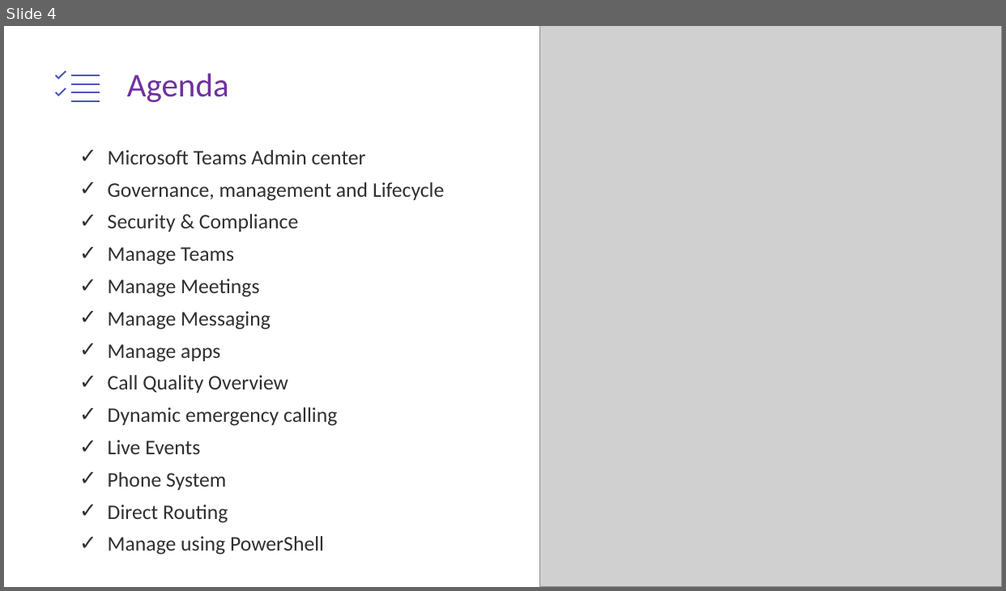
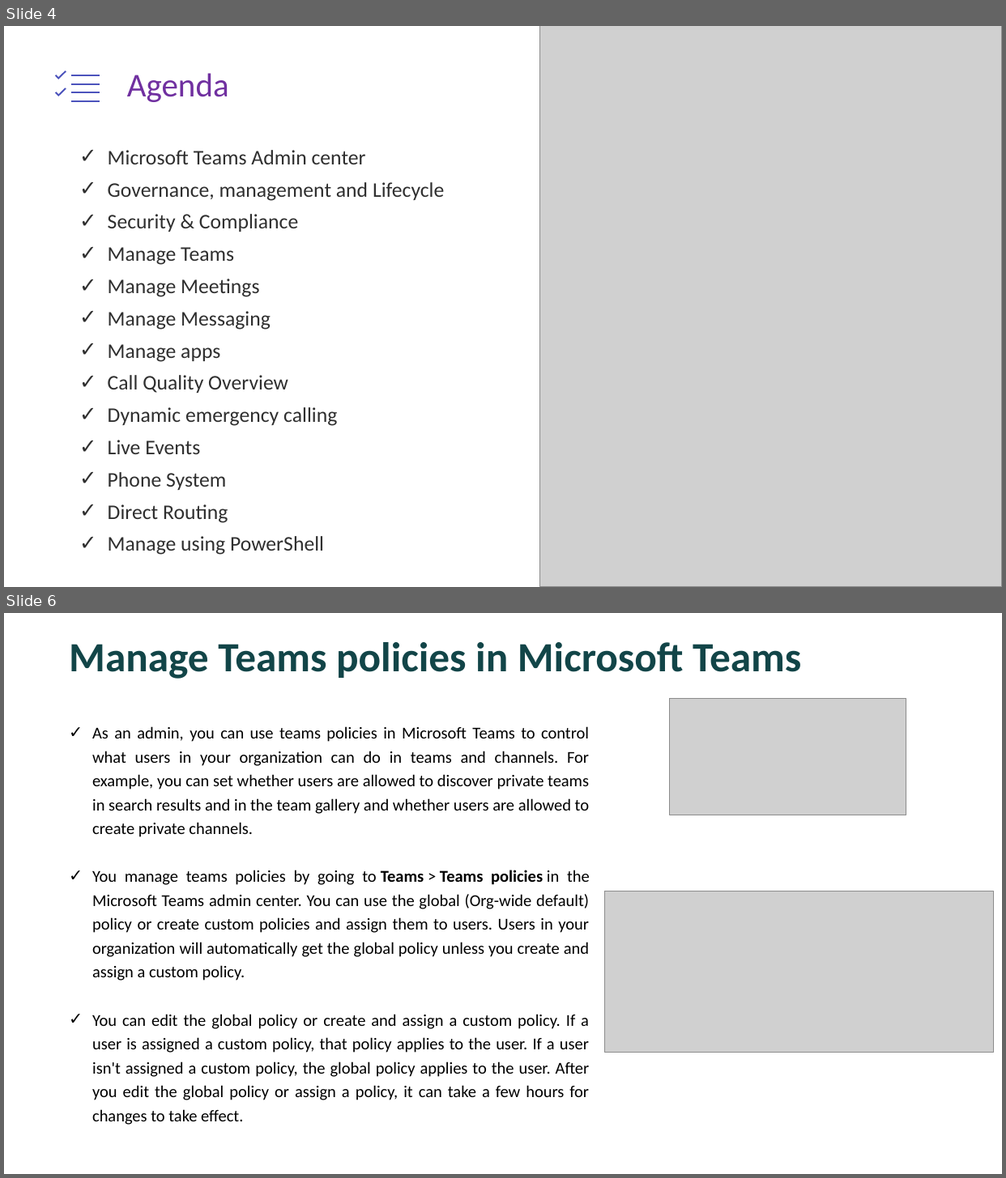
Before and after one commit to JPOWER4/MicrosoftTeams, a slide deck: MicrosoftTeams-Admin.pptx. Shown one above the other, each under a label of ours: slide 4 before the commit, slides 4 and 6 after it; the slides between them are not shown. The pictures are 1006x591 and 1006x1178 pixels, drawn with LibreOffice and Linux fonts; fonts in the diff are those of the drawing; grey boxes stand for pictures. Boxes give left, top, right and bottom in pixels: in the first picture for what was removed or moved away, otherwise in the second. Text is boxed around its words. In the diff, an @@ line names an element or a change of style, - is before the commit and + after.

```diff
--- a/MicrosoftTeams-Admin.pptx
+++ b/MicrosoftTeams-Admin.pptx
@@ slide 6 added at (x1=4, y1=613, x2=1002, y2=1174), background #FFFFFF @@
@@ title added at (x1=69, y1=642, x2=801, y2=679), 40 pt, text #124548, bold @@
+Manage Teams policies in Microsoft Teams
@@ picture added at (x1=670, y1=698, x2=906, y2=815) @@
@@ text added at (x1=92, y1=726, x2=590, y2=1125), 16 pt, text #000000 @@
+✓ As an admin, you can use teams policies in Microsoft Teams to control what users in your organization can do in teams and channels. For example, you can set whether users are allowed to discover private teams in search results and in the team gallery and whether users are allowed to create private channels.
+✓ You manage teams policies by going to Teams > Teams policies in the Microsoft Teams admin center. You can use the global (Org-wide default) policy or create custom policies and assign them to users. Users in your organization will automatically get the global policy unless you create and assign a custom policy.
+✓ You can edit the global policy or create and assign a custom policy. If a user is assigned a custom policy, that policy applies to the user. If a user isn't assigned a custom policy, the global policy applies to the user. After you edit the global policy or assign a policy, it can take a few hours for changes to take effect.
@@ picture added at (x1=604, y1=892, x2=994, y2=1053) @@
```
Also in this commit, not shown: 13 other slides added, 16 other files.
